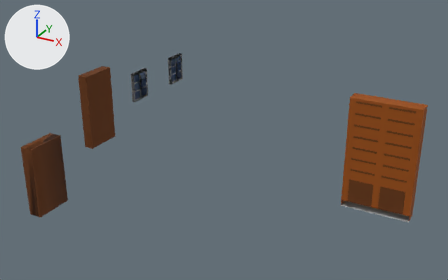
The COLLADA model dae_zlamanec/okna_dvere.dae: old version first, new version second.
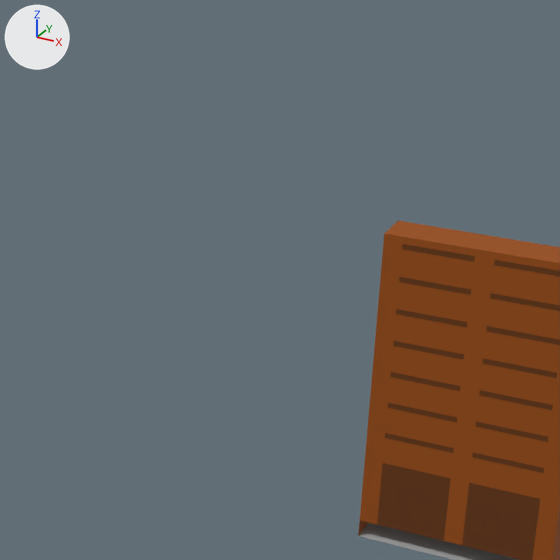
Each version is shown from a camera (50 mm lens) standing at (-1.73, -9.62, 6.95) and looking at (-5.92, -2.0, 3.14), then close up on the part from 48% to 92% of the width and 5% to 76% of the height. The axes (+X, +Y, +Z) are drawn at upper left. The lights are the same throughout. Where no turn or scale is listed for an object, it has been applied to the vertices.

The first close-up shows 'SketchUp', 'group_0'.
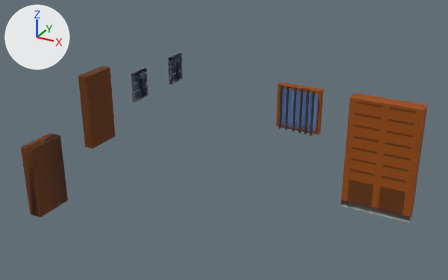
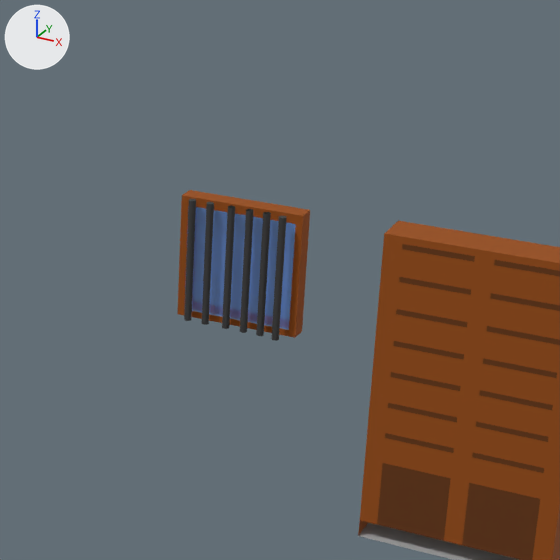
Where the change shows, as pixel boxes (x1, y1, x2, y2) in the close-ups (560 x 560 px):
'group_2', added
    after: (177, 190, 310, 338)
    faces in mat_translucent_glass_blue (blue #6495ed): (184, 206, 296, 330)
    faces in mat_color_c07 (brown #994c00): (177, 190, 310, 338)
'group_10', added (black)
    after: (272, 216, 286, 341)
'group_9', added (black)
    after: (256, 212, 271, 336)
'group_8', added (black)
    after: (240, 209, 254, 333)
'group_7', added (black)
    after: (222, 206, 235, 329)
'group_6', added (black)
    after: (202, 202, 214, 325)
'group_5', added (black)
    after: (184, 199, 196, 321)

Diff of the bpy script that builds the scene:
```diff
--- a/dae_zlamanec/okna_dvere.dae.py
+++ b/dae_zlamanec/okna_dvere.dae.py
@@ mat_color_m07 @@
+mat_color_m07 = principled_material('Color_M07')
+mat_color_m07.base_color = (0.0423, 0.0423, 0.0423)  # black #3a3a3a
+mat_color_m07.roughness = 0.9
@@ me_group_10 @@
+me_group_10.from_pydata(...)  # 48 vertices, 92 faces; spans x 0.0..0.04, y 0.0..0.04, z 0.0..0.7
+me_group_10.materials.append(mat_color_m07)  # black #3a3a3a
@@ me_group_9 @@
+me_group_9.from_pydata(...)  # 48 vertices, 48 faces; spans x 0.0..0.04, y 0.0..0.04, z 0.0..0.7
+me_group_9.materials.append(mat_color_m07)  # black #3a3a3a
@@ me_group_2 @@
+me_group_2.from_pydata(...)  # 29 vertices, 49 faces; spans x 0.0..0.7, y 0.11..0.217, z 0.0..0.7
+# faces by material slot: [41, 8]
+me_group_2.materials.append(mat_color_c07)  # brown #994c00
+me_group_2.materials.append(mat_translucent_glass_blue)  # blue #6495ed
@@ ob_group_10 @@
+ob_group_10 = bpy.data.objects.new('group_10', me_group_10)
+ob_group_10.location = (-4.783, -1.383, 3.221)
@@ ob_group_9 @@
+ob_group_9 = bpy.data.objects.new('group_9', me_group_9)
+ob_group_9.location = (-4.878, -1.368, 3.221)
@@ ob_group_8 @@
+ob_group_8 = bpy.data.objects.new('group_8', me_group_9.copy())
+ob_group_8.location = (-4.976, -1.367, 3.221)
@@ ob_group_7 @@
+ob_group_7 = bpy.data.objects.new('group_7', me_group_9.copy())
+ob_group_7.location = (-5.083, -1.362, 3.221)
@@ ob_group_6 @@
+ob_group_6 = bpy.data.objects.new('group_6', me_group_10.copy())
+ob_group_6.location = (-5.206, -1.362, 3.221)
@@ ob_group_5 @@
+ob_group_5 = bpy.data.objects.new('group_5', me_group_10.copy())
+ob_group_5.location = (-5.312, -1.359, 3.221)
@@ ob_group_2 @@
+ob_group_2 = bpy.data.objects.new('group_2', me_group_2)
+ob_group_2.location = (-5.375, -1.405, 3.221)
```
